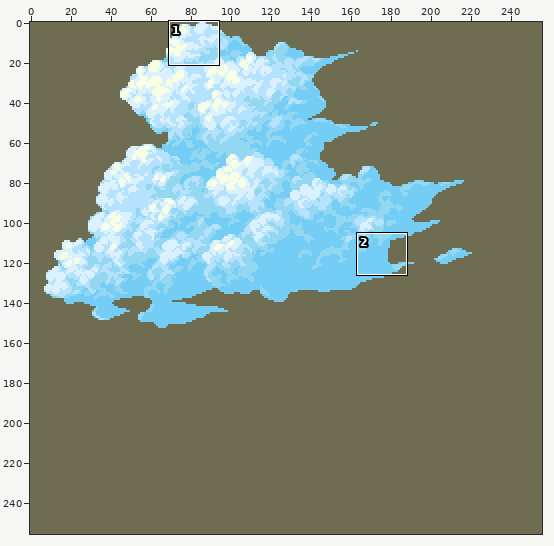
Sprite sheet, stored at modules/frogatto/images/backgrounds/parallax-layers/seaside/clouds-layer3b.png. Above: a wide view before the commit, with the close-up outlined.
Close-up. Before:
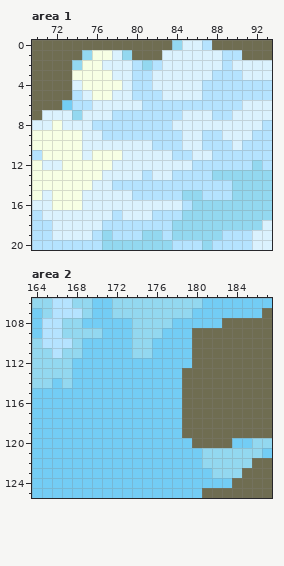
The file is 256x256 pixels. Shown: area 1: x 70..93, y 0..20; area 2: x 164..187, y 106..125. The commit also changed other parts of the picture, which this record leaves out.
Now the later version:
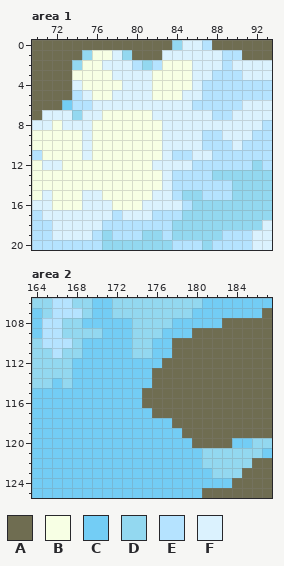
Palette (. is transparent): A #6f6d51  B #f7ffe4  C #73cdf5  D #93d8f0  E #b5e3ff  F #dbf2fe
The edit:
Area 1:
y 2: x 83..85 FFF -> BBB
y 3..4: x 80..85 EEFFFF -> FFBBBB
y 5: x 80..84 EEEFF -> FFBBB
y 6: x 81..85 EEEEE -> FFFFF
y 7: x 77..84 FEEEEEEE -> BBBBBFFF
y 8: x 76..83 EEEEEEEE -> BBBBBBBF
y 9: x 76..84 FEEEEEEEE -> BBBBBBBFF
y 10: x 76..84 FFFFFFEEE -> BBBBBBBFF
y 11: x 79..82 FFFF -> BBBB
y 12: x 78..81 FFFF -> BBBB
y 13: x 77..82 FFFFEF -> BBBBBB
y 14: x 76..83 FFEEEEEE -> BBBBBBBF
y 15: x 77..83 FFFEEEE -> BBBBBFF
y 16: x 78..80 FFF -> BBB
Area 2:
y 110..111: x 178..179 CC -> AA
y 112: x 177..179 CCC -> AAA
y 113..114: x 176..178 CCC -> AAA
y 115..116: x 175..178 CCCC -> AAAA
y 117: x 176..178 CCC -> AAA
y 118: x 178 C -> A
Boxes around the changes in both close-ups, in picture pixels (x1, y1, x2, y2):
changed: (92, 60, 192, 210)
changed: (142, 338, 192, 428)
